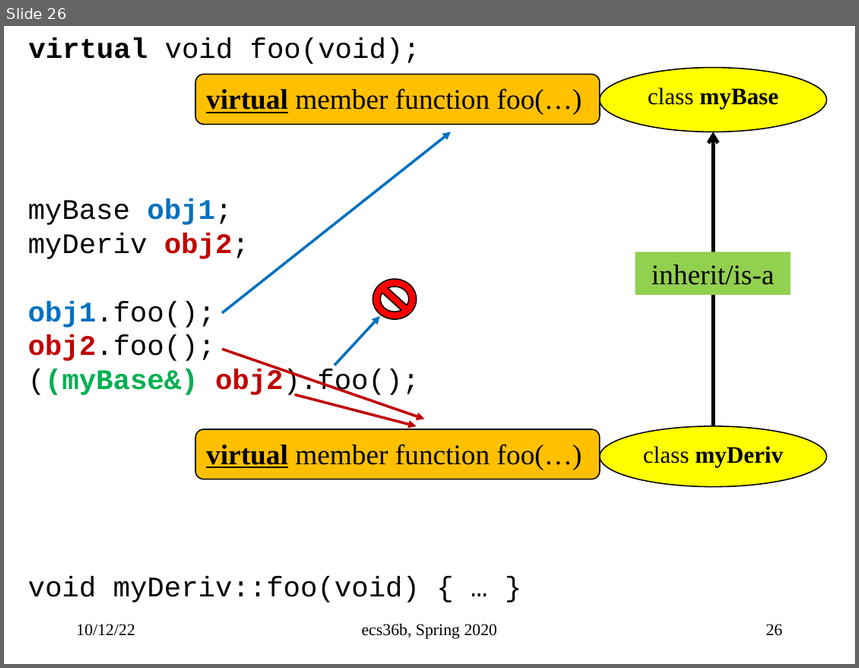
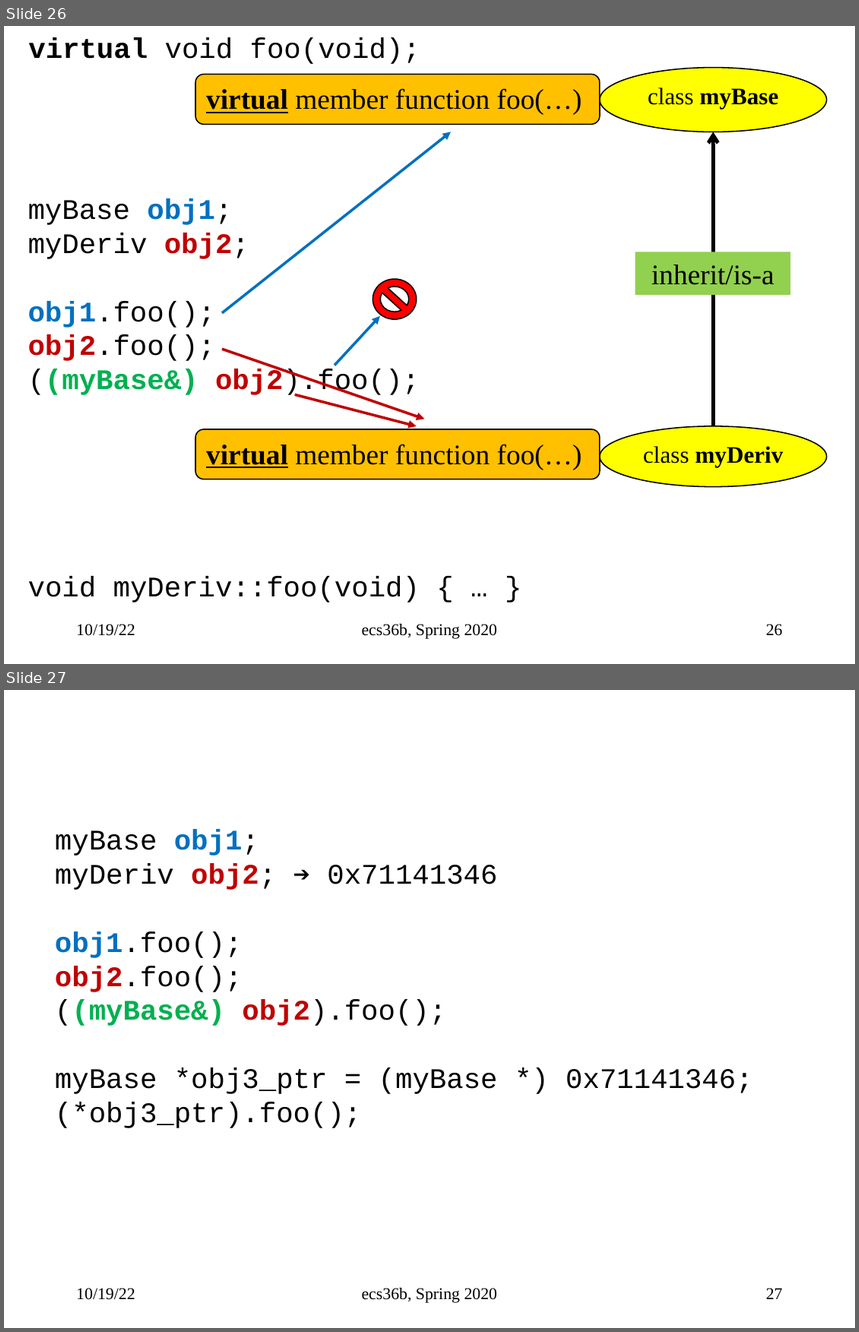
Before and after one commit to sfelixwu/ecs36b_slides, a slide deck: ecs36b_f2022_L004.pptx. Shown one above the other, each under a label of ours: slide 26 before the commit, slides 26 and 27 after it. The pictures are 859x668 and 859x1332 pixels, drawn with LibreOffice and Linux fonts; fonts in the diff are those of the drawing. Boxes give left, top, right and bottom in pixels: in the first picture for what was removed or moved away, otherwise in the second. Text is boxed around its words. In the diff, an @@ line names an element or a change of style, - is before the commit and + after.

```diff
--- a/ecs36b_f2022_L004.pptx
+++ b/ecs36b_f2022_L004.pptx
@@ slide 27 added at (x1=4, y1=690, x2=855, y2=1328), background #FFFFFF @@
@@ text added at (x1=55, y1=830, x2=753, y2=1129), 24 pt, text #000000 @@
+myBase obj1;
+myDeriv obj2; ➔ 0x71141346
+obj1.foo();
+obj2.foo();
+((myBase&) obj2).foo();
+myBase *obj3_ptr = (myBase *) 0x71141346;
+(*obj3_ptr).foo();
@@ text added at (x1=76, y1=1288, x2=135, y2=1300), 14 pt, text #000000 @@
+10/19/22
@@ text added at (x1=362, y1=1288, x2=498, y2=1303), 14 pt, text #000000 @@
+ecs36b, Spring 2020
@@ page number added at (x1=766, y1=1288, x2=783, y2=1300), 14 pt, text #000000 @@
+27
@@ slide 26 changed as well @@
@@ text at (x1=76, y1=624, x2=135, y2=636): text changed @@
-10/12/22
+10/19/22
```
Also in this commit, not shown: 67 other slides changed, 14 other slides added.
